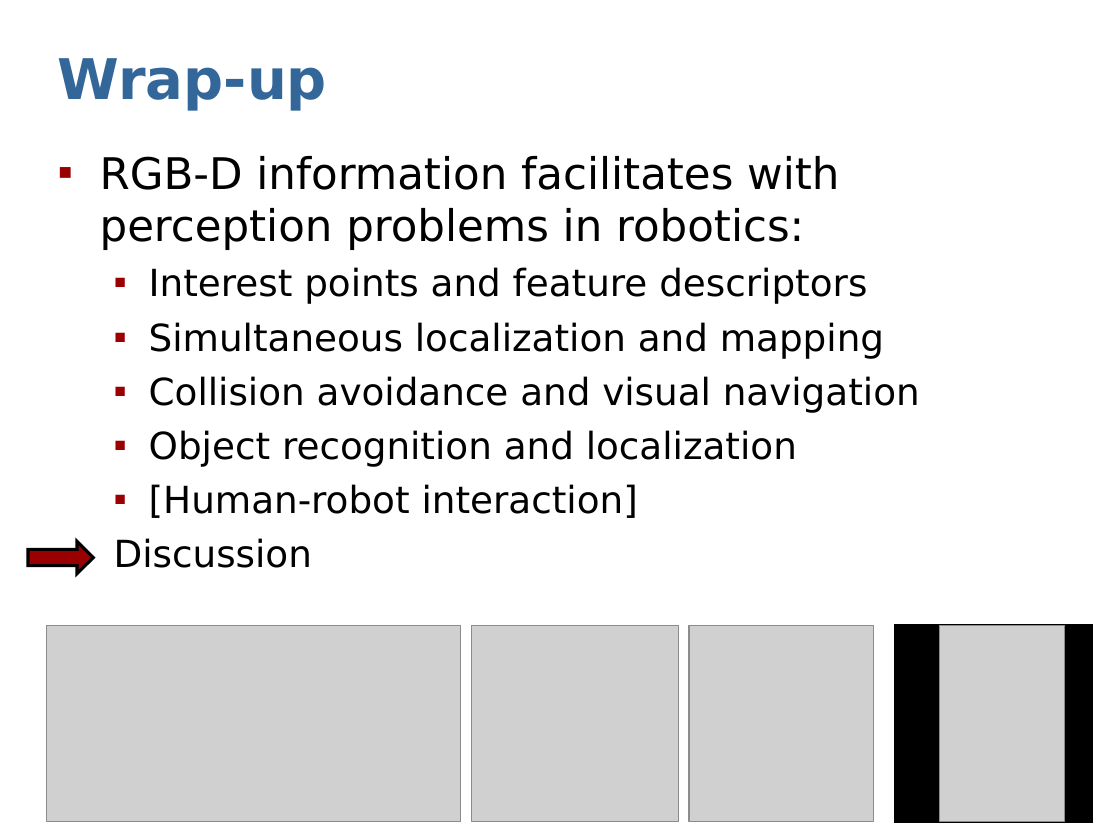
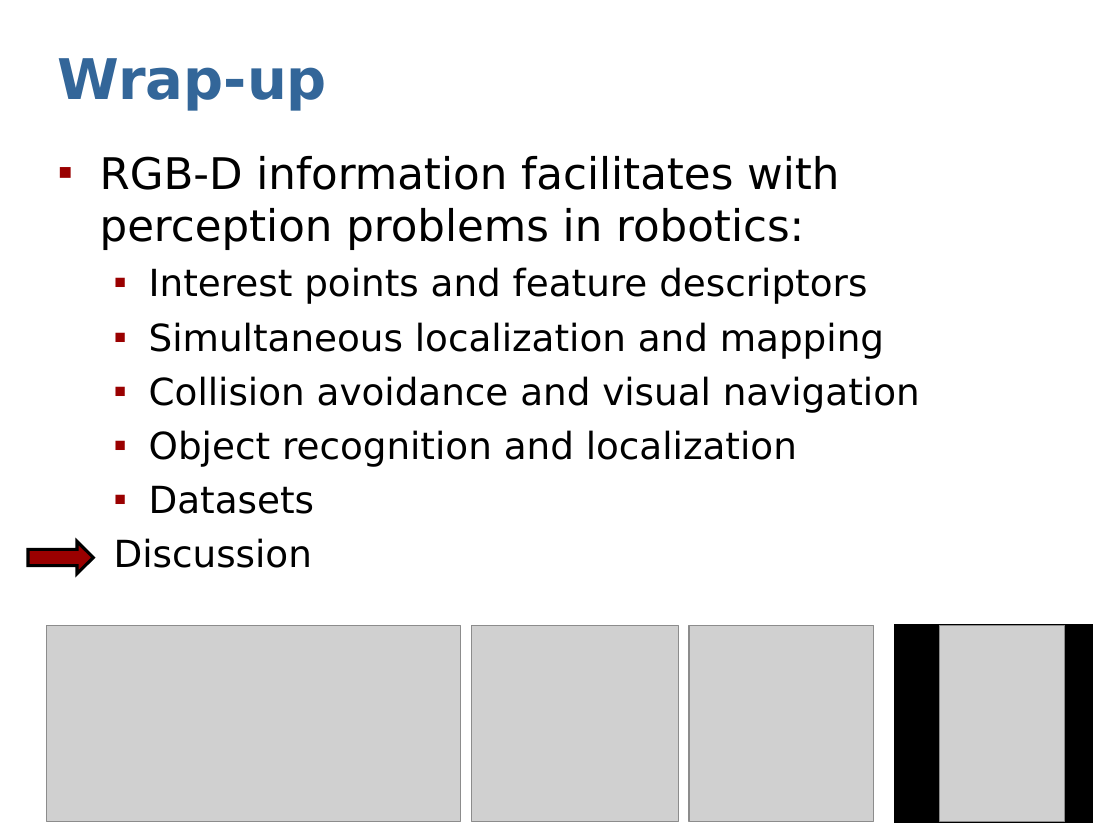
Before and after one commit to dejanpan/rgbd2011, a slide deck: slide 2 of presentations/sturm11rgbd-discussion.ppt. Drawn at 1120x840 pixels with LibreOffice and Linux fonts; fonts in the diff are those of the drawing; grey boxes stand for pictures. Boxes give left, top, right and bottom in pixels: in the first picture for what was removed or moved away, otherwise in the second. Text is boxed around its words. In the diff, an @@ line names an element or a change of style, - is before the commit and + after.

```diff
--- a/presentations/sturm11rgbd-discussion.ppt
+++ b/presentations/sturm11rgbd-discussion.ppt
@@ text at bbox=[149, 485, 315, 514]: text changed @@
-  ▪ [Human-robot interaction]
+  ▪ Datasets
```
Also in this commit, not shown: 1 other file.
